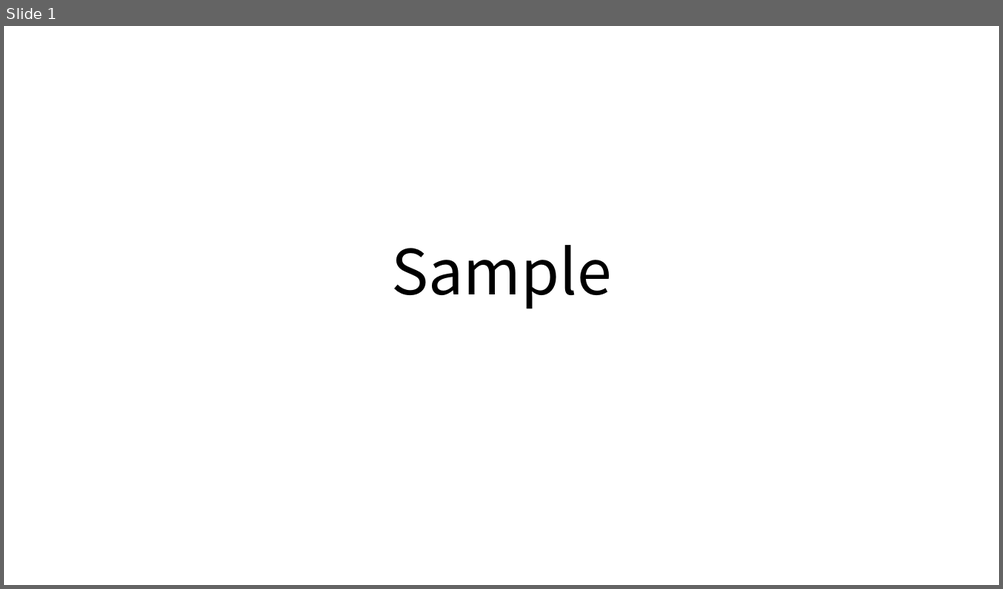
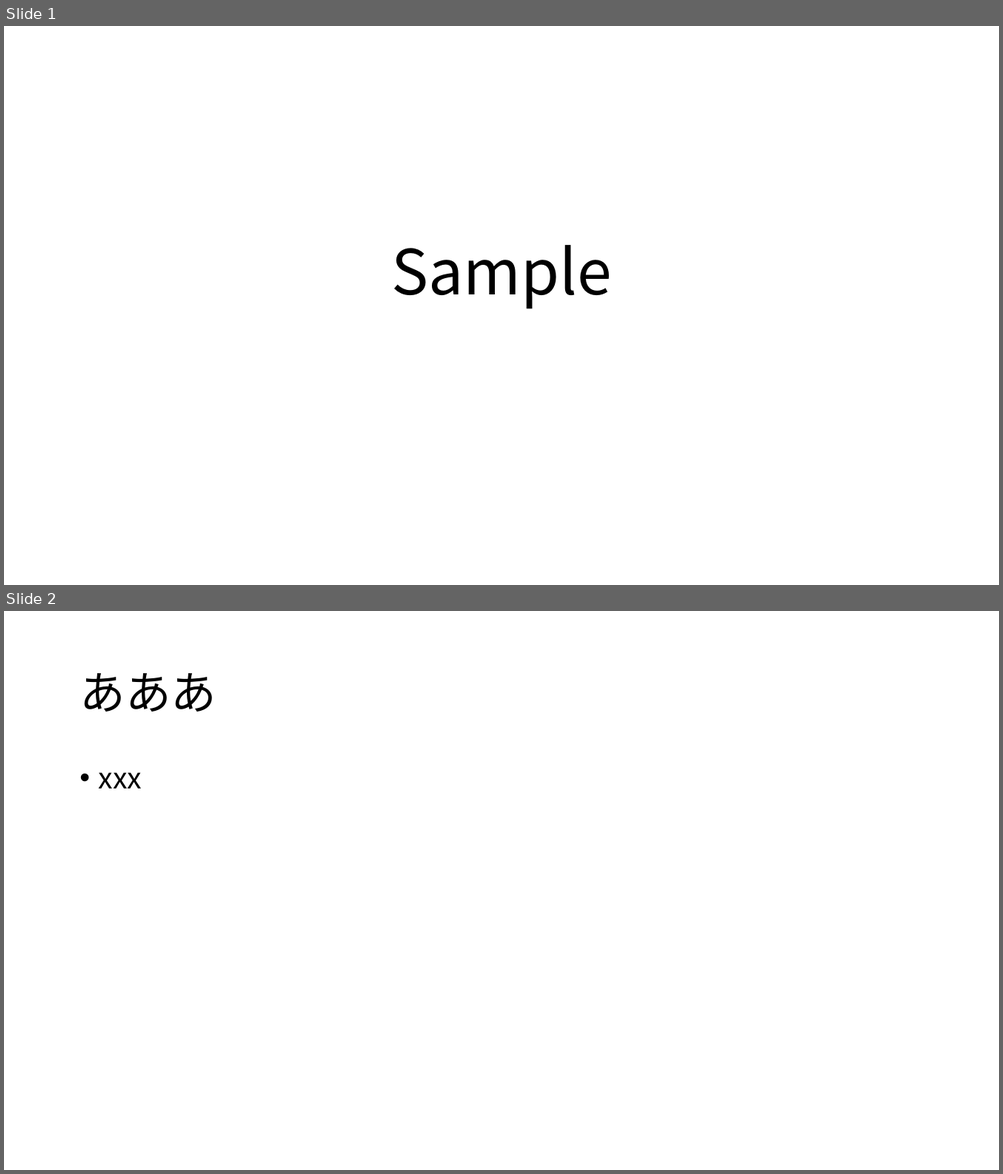
Before and after one commit to yuto-te/mspowerpoint-test, a slide deck: Sample.pptx. Shown one above the other, each under a label of ours: slide 1 before the commit, slides 1 and 2 after it. The pictures are 1003x589 and 1003x1174 pixels, drawn with LibreOffice and Linux fonts; fonts in the diff are those of the drawing. Boxes give left, top, right and bottom in pixels: in the first picture for what was removed or moved away, otherwise in the second. Text is boxed around its words. In the diff, an @@ line names an element or a change of style, - is before the commit and + after.

Commit message:
check diff

```diff
--- a/Sample.pptx
+++ b/Sample.pptx
@@ slide 2 added at [4,611,999,1170], background #FFFFFF @@
@@ title added at [79,673,216,712], 44 pt, text #000000 @@
+あああ
@@ text added at [99,772,142,789], 28 pt, text #000000 @@
+• xxx
```
